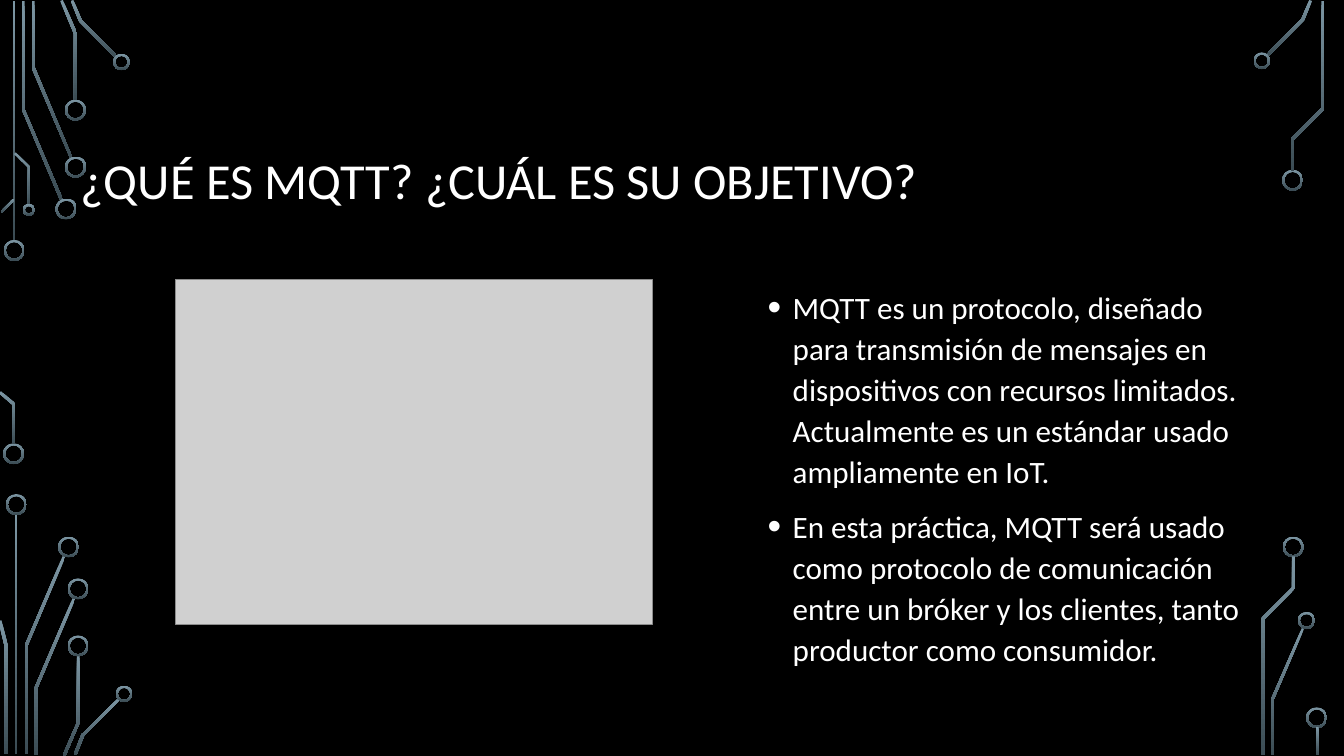
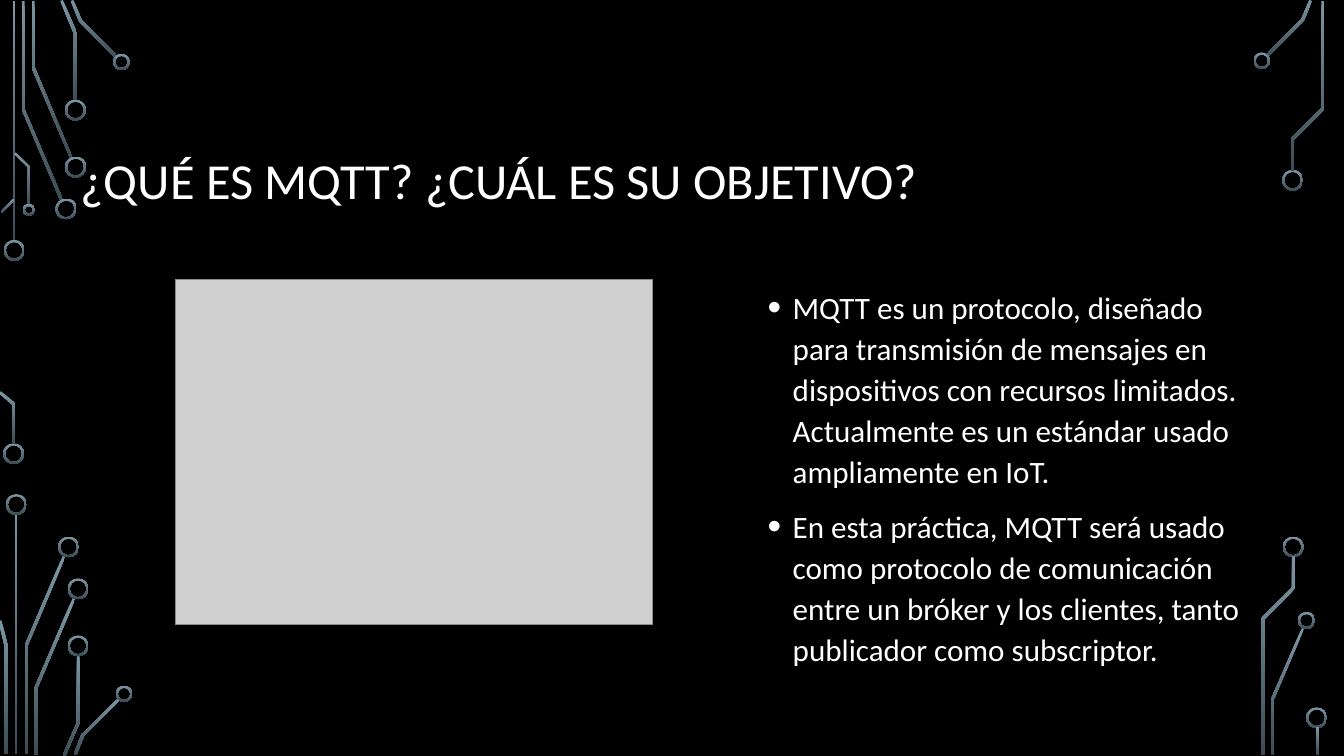
Before and after one commit to ManelDiaz/Reto_Envio, a slide deck: slide 3 of RETO 2 Envío de datos.pptx. Drawn at 1344x756 pixels with LibreOffice and Linux fonts; fonts in the diff are those of the drawing; grey boxes stand for pictures; background and template pictures are left out. Boxes give left, top, right and bottom in pixels: in the first picture for what was removed or moved away, otherwise in the second. Text is boxed around its words. In the diff, an @@ line names an element or a change of style, - is before the commit and + after.

```diff
--- a/RETO 2 Envío de datos.pptx
+++ b/RETO 2 Envío de datos.pptx
@@ text at (x1=793, y1=516, x2=1239, y2=666): text changed @@
-• En esta práctica, MQTT será usado como protocolo de comunicación entre un bróker y los clientes, tanto productor como consumidor.
+• En esta práctica, MQTT será usado como protocolo de comunicación entre un bróker y los clientes, tanto publicador como subscriptor.
```
Also in this commit, not shown: 3 other slides changed, 4 slides added.
